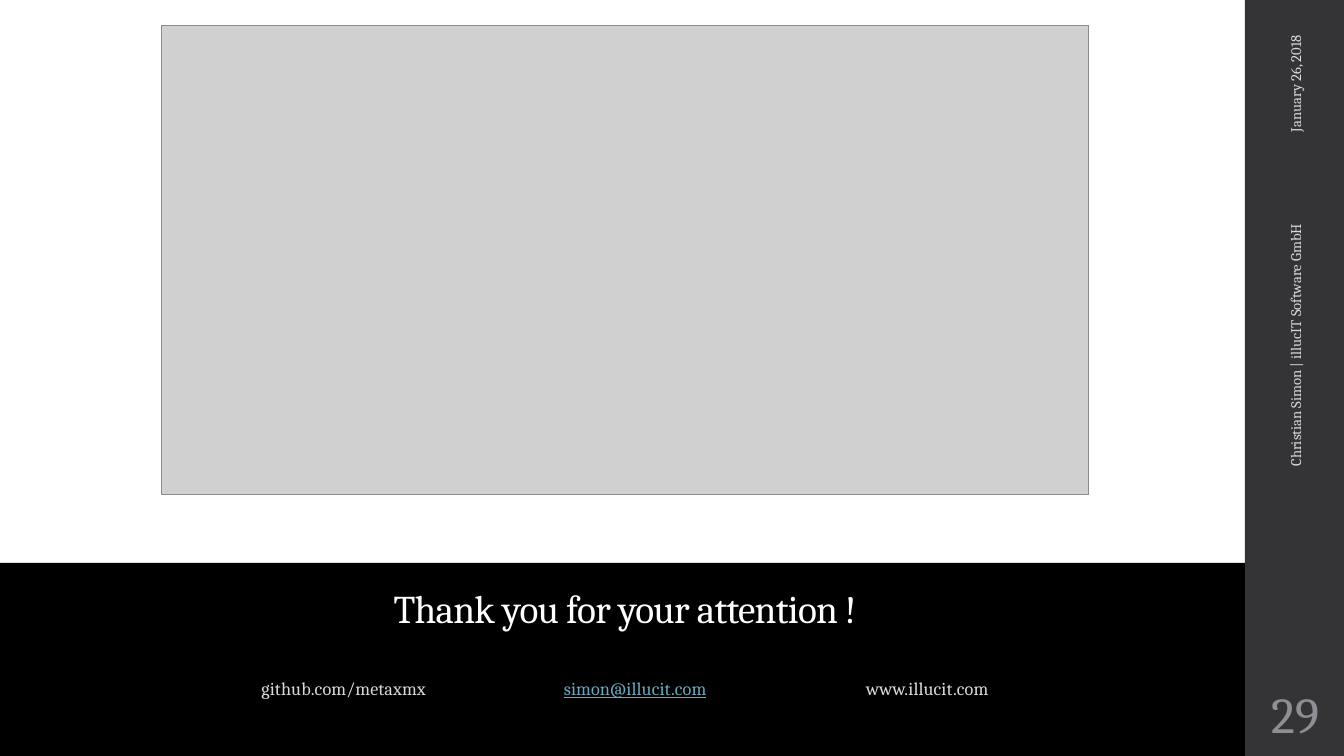
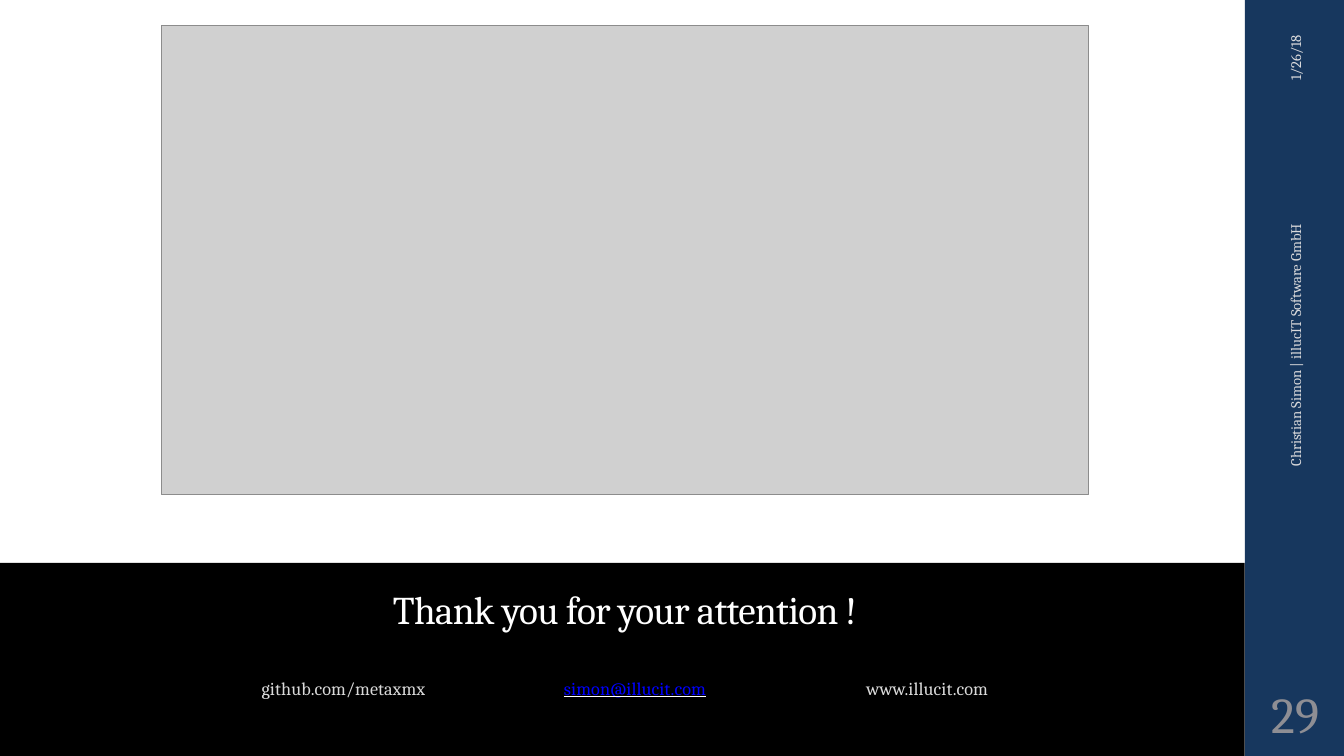
Before and after one commit to metaxmx/FunctionalProgrammingPrinciples, a slide deck: slide 29 of Functional Programming Principles in Scala.pptx. Drawn at 1344x756 pixels with LibreOffice and Linux fonts; fonts in the diff are those of the drawing; grey boxes stand for pictures; background and template pictures are left out. Boxes give left, top, right and bottom in pixels: in the first picture for what was removed or moved away, otherwise in the second. Text is boxed around its words. In the diff, an @@ line names an element or a change of style, - is before the commit and + after.

```diff
--- a/Functional Programming Principles in Scala.pptx
+++ b/Functional Programming Principles in Scala.pptx
@@ rectangle at [1245, 0, 1344, 756]: fill #353537 to #17375E @@
@@ text at [1286, 39, 1305, 80]: text changed @@
-January 26, 2018
+1/26/18
@@ text "Thank you for your attention ..." at [393, 596, 839, 633]: line spacing 0.9 to 1 @@
@@ text "github.com/metaxmx simon@illucit.com www.illucit.com" at [262, 682, 988, 699]: text colour #67AABF to #0000FF in "simon@illucit.com"; less space between paragraphs @@
```
Also in this commit, not shown: 28 other slides changed, 5 other files.
